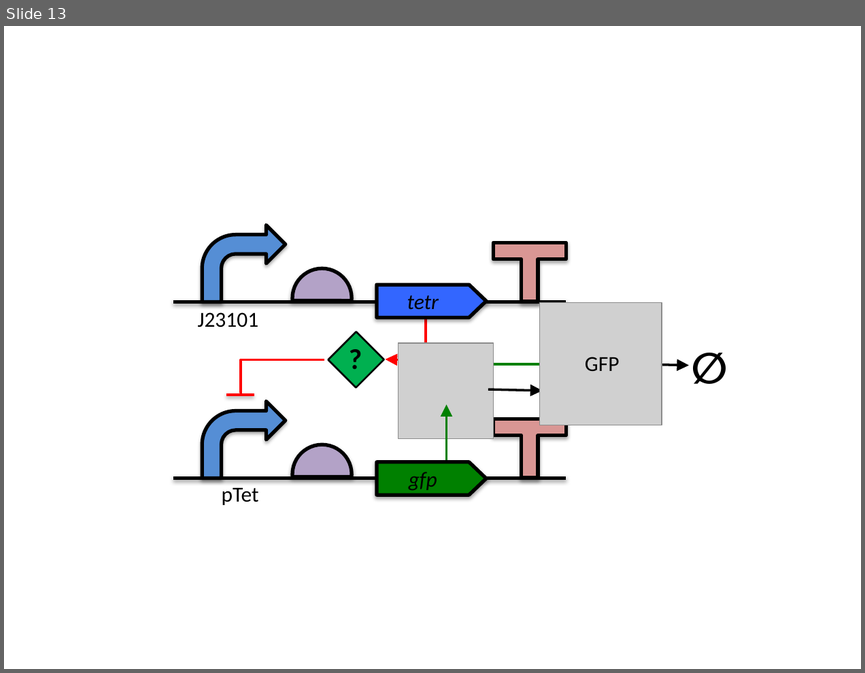
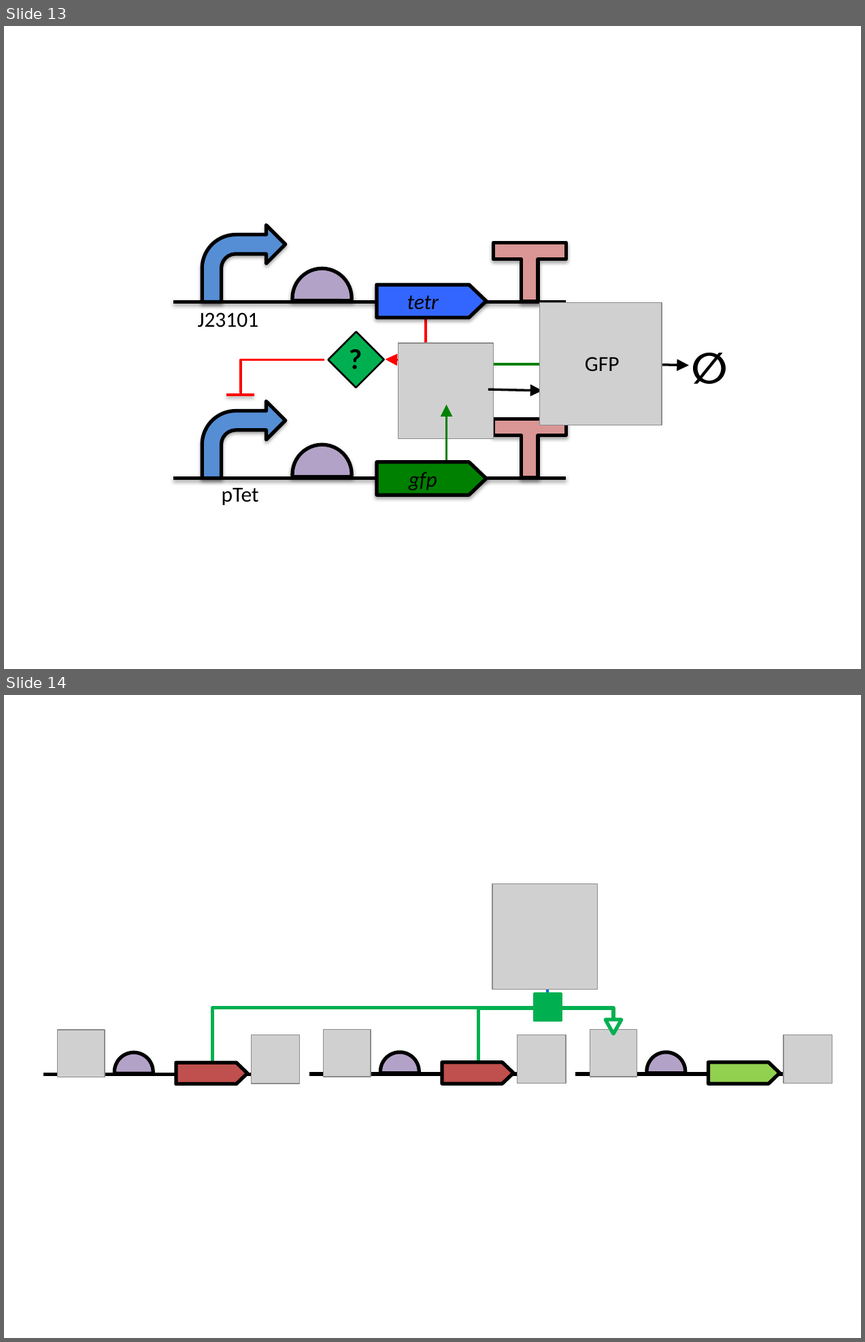
Before and after one commit to SynBioDex/SBOL-visual, a slide deck: specification/imgsrc/examples.pptx. Shown one above the other, each under a label of ours: slide 13 before the commit, slides 13 and 14 after it. The pictures are 865x673 and 865x1342 pixels, drawn with LibreOffice and Linux fonts; fonts in the diff are those of the drawing; grey boxes stand for pictures. Boxes give left, top, right and bottom in pixels: in the first picture for what was removed or moved away, otherwise in the second. Text is boxed around its words. In the diff, an @@ line names an element or a change of style, - is before the commit and + after.

```diff
--- a/specification/imgsrc/examples.pptx
+++ b/specification/imgsrc/examples.pptx
@@ slide 14 added at (x1=4, y1=695, x2=861, y2=1338), background #FFFFFF @@
@@ picture added at (x1=492, y1=884, x2=598, y2=989) @@
@@ line added from (547, 963) to (547, 997), #0070C0 2.25 pt @@
@@ rectangle added at (x1=534, y1=994, x2=561, y2=1021), fill #00B050, outline #00B050 2 pt @@
@@ elbow line added from (211, 1062) to (479, 1008), #00B050 3 pt @@
@@ elbow line added from (479, 1062) to (613, 1029), #00B050 3 pt @@
@@ triangle added at (x1=606, y1=1020, x2=621, y2=1034), fill #FFFFFF, outline #00B050 3 pt @@
@@ group added at (x1=43, y1=1029, x2=832, y2=1091): 6 pictures, 3 lines, 3 right arrows, 3 chord (boxed as its full ellipse)s @@
```
Also in this commit, not shown: 7 other files.
